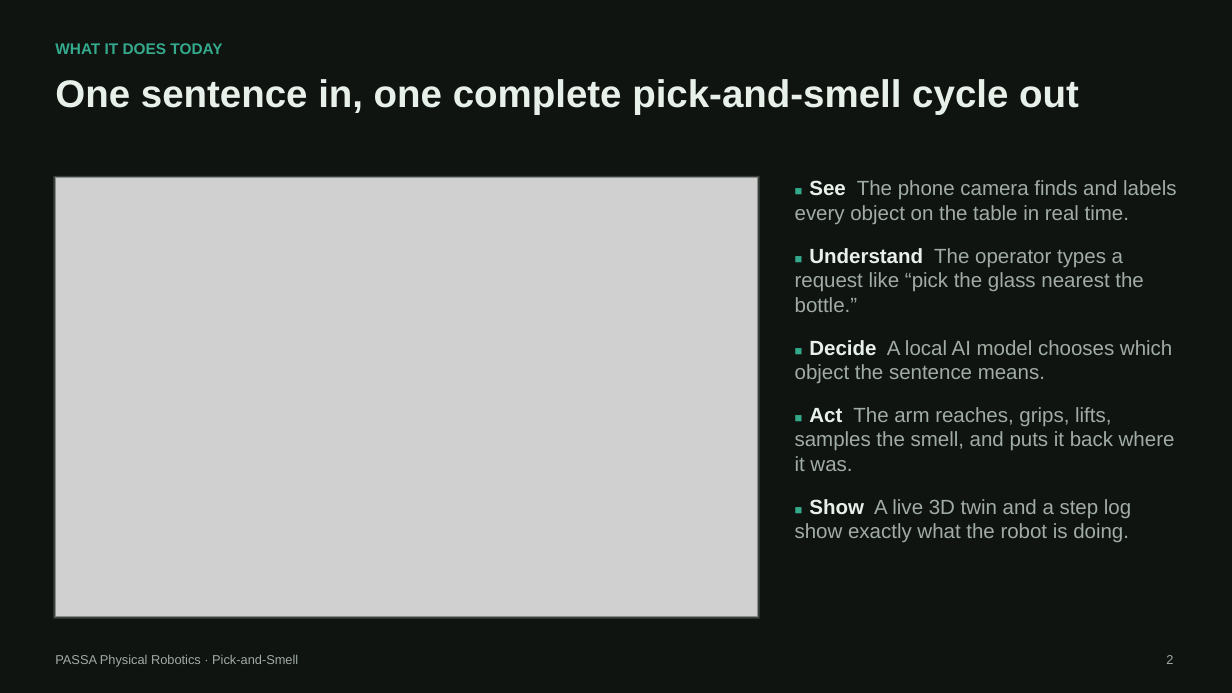
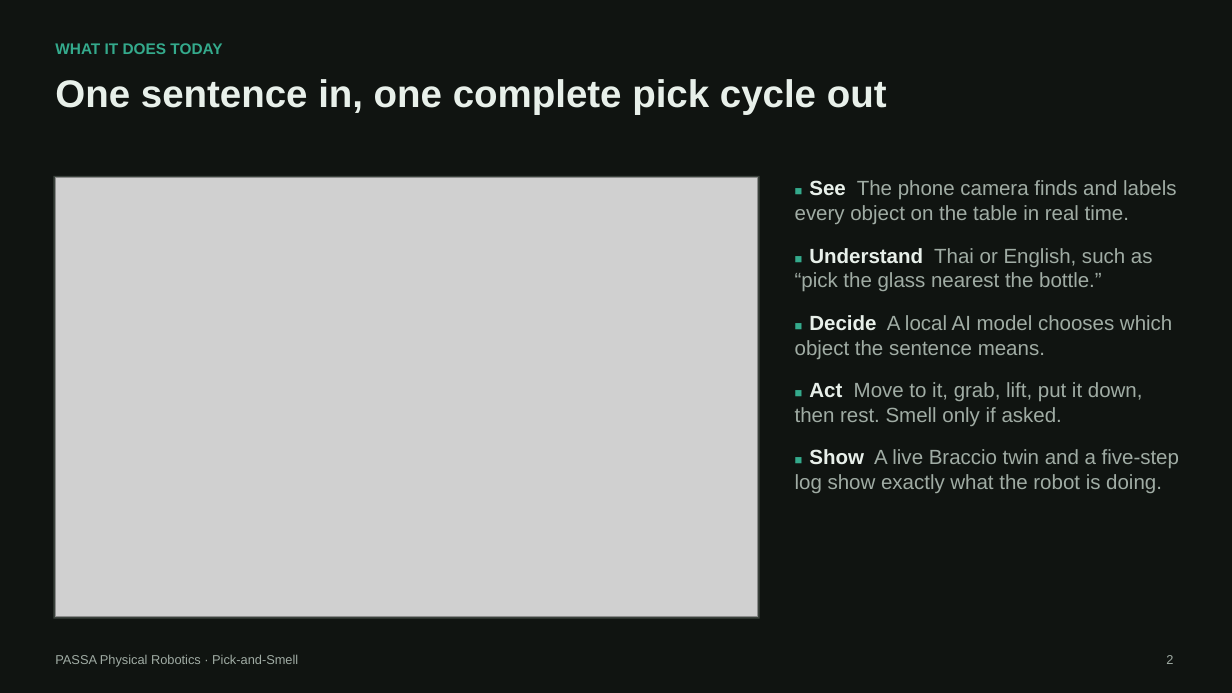
Before and after one commit to adenhelex/PASSA-Pick-and-Smell, a slide deck: slide 2 of presentation/PASSA-Pick-and-Smell-Executive-Briefing.pptx. Drawn at 1232x693 pixels with LibreOffice and Linux fonts; fonts in the diff are those of the drawing; grey boxes stand for pictures. Boxes give left, top, right and bottom in pixels: in the first picture for what was removed or moved away, otherwise in the second. Text is boxed around its words. In the diff, an @@ line names an element or a change of style, - is before the commit and + after.

```diff
--- a/presentation/PASSA-Pick-and-Smell-Executive-Briefing.pptx
+++ b/presentation/PASSA-Pick-and-Smell-Executive-Briefing.pptx
@@ text at bbox=[55, 79, 887, 115]: text changed @@
-One sentence in, one complete pick-and-smell cycle out
+One sentence in, one complete pick cycle out
@@ text at bbox=[795, 248, 1153, 291]: text changed @@
-■ Understand The operator types a request like “pick the glass nearest the bottle.”
+■ Understand Thai or English, such as “pick the glass nearest the bottle.”
@@ text at bbox=[795, 382, 1179, 493]: text changed @@
-■ Act The arm reaches, grips, lifts, samples the smell, and puts it back where it was.
-■ Show A live 3D twin and a step log show exactly what the robot is doing.
+■ Act Move to it, grab, lift, put it down, then rest. Smell only if asked.
+■ Show A live Braccio twin and a five-step log show exactly what the robot is doing.
```
Also in this commit, not shown: 6 other slides changed, 13 other files.
